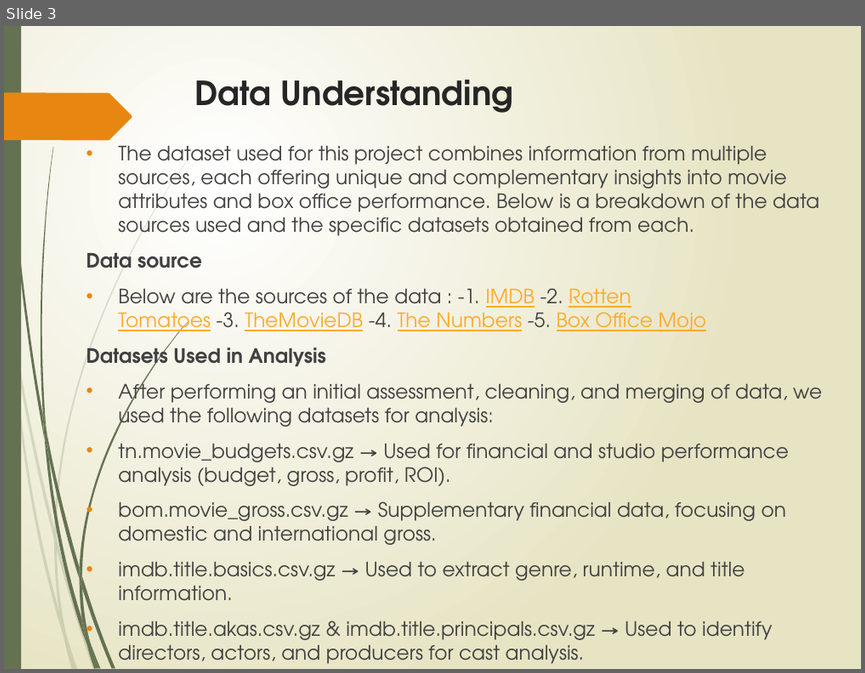
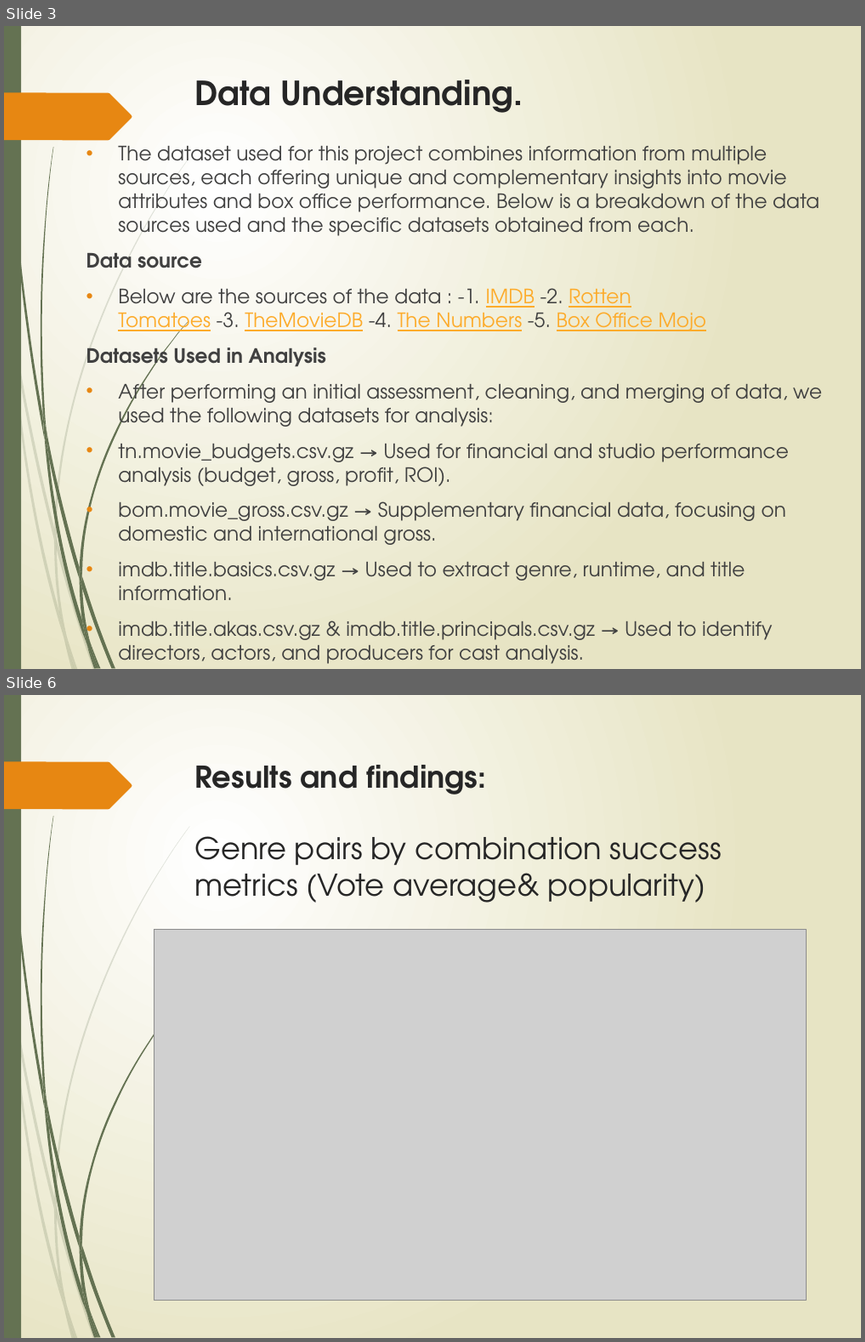
Before and after one commit to Hafsa-mohamed-Ad3n/Box-Office-Blueprint-Data-Driven-Insights-for-Microsoft-s-Movie-Studio-Launch, a slide deck: Movie_Analysis_Presentation latest copy.pptx. Shown one above the other, each under a label of ours: slide 3 before the commit, slides 3 and 6 after it; the slides between them are not shown. The pictures are 865x673 and 865x1342 pixels, drawn with LibreOffice and Linux fonts; fonts in the diff are those of the drawing; grey boxes stand for pictures. Boxes give left, top, right and bottom in pixels: in the first picture for what was removed or moved away, otherwise in the second. Text is boxed around its words. In the diff, an @@ line names an element or a change of style, - is before the commit and + after.

```diff
--- a/Movie_Analysis_Presentation latest copy.pptx
+++ b/Movie_Analysis_Presentation latest copy.pptx
@@ slide 6 added at [4,695,861,1338], background gradient #FFFFFF to #E8E6C4; not listed: 24 template elements that a slide beside it also shows @@
@@ title added at [194,765,721,902], 25.2 pt, text #262626 @@
+Results and findings:
+Genre pairs by combination success metrics (Vote average& popularity)
@@ picture added at [154,930,805,1300] @@
@@ slide 3 changed as well @@
@@ title at [194,80,522,113]: text changed @@
-Data Understanding
+Data Understanding.
```
Also in this commit, not shown: 7 other slides changed, 11 other slides added, 2 slides removed.
